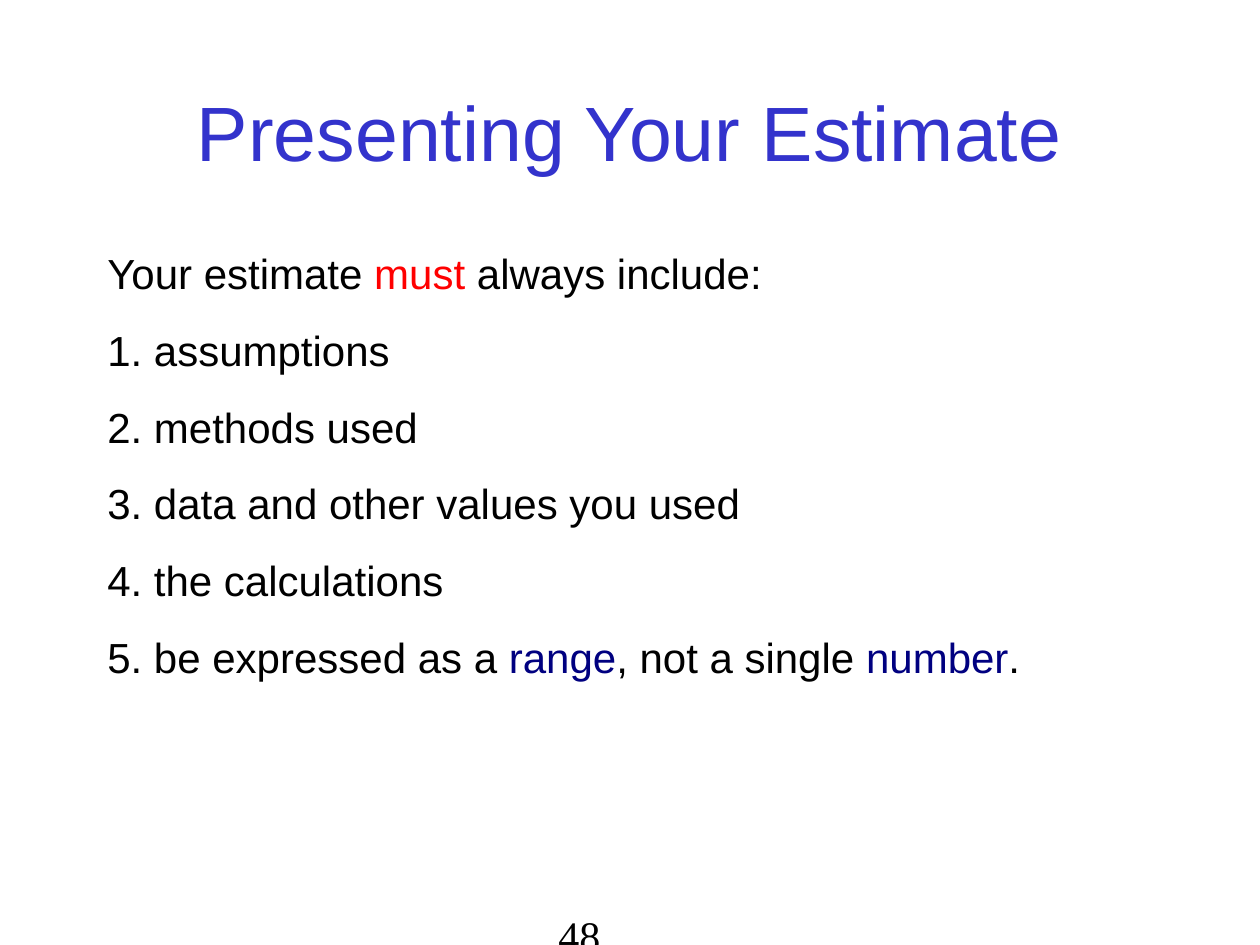
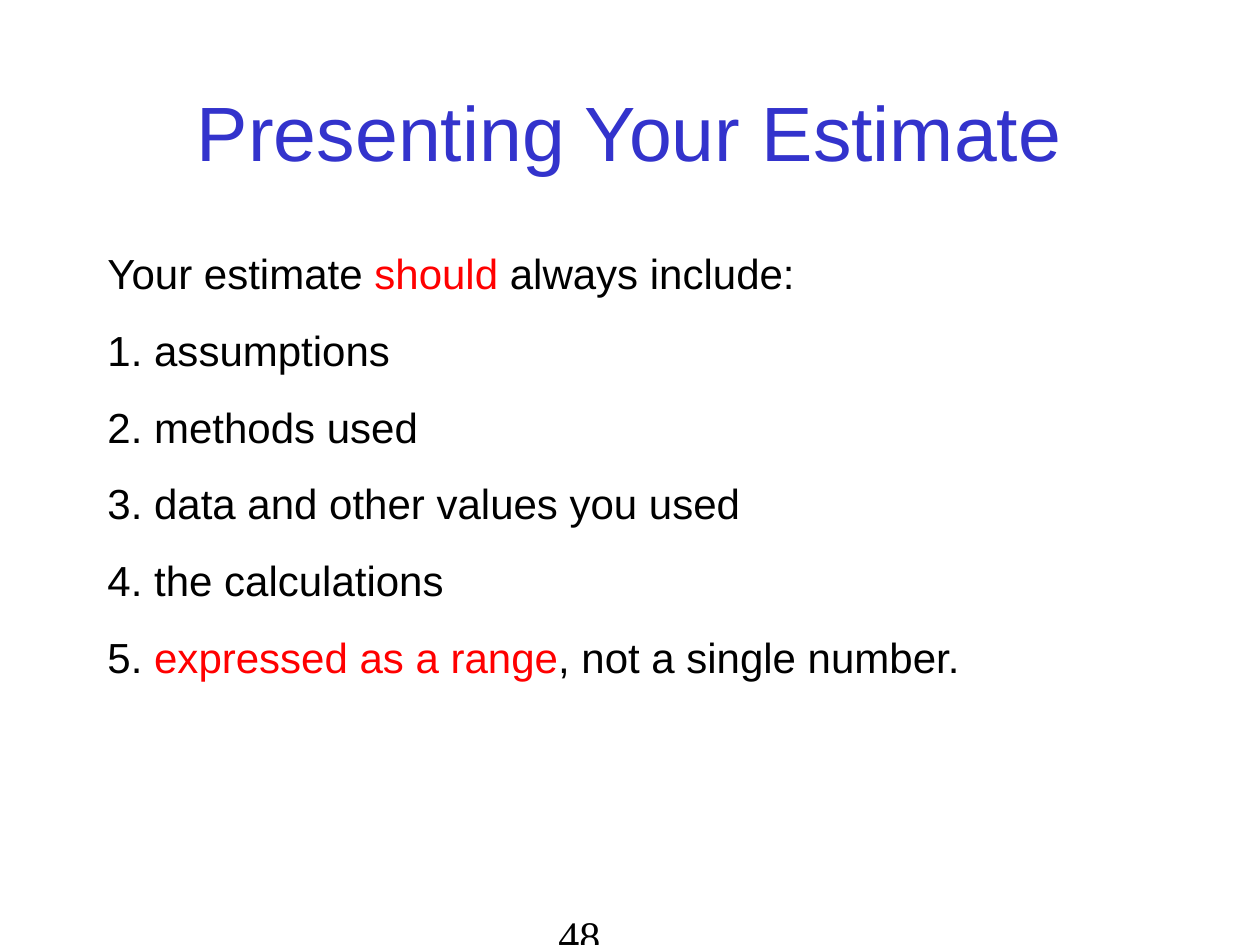
Before and after one commit to jbrucker/SoftwareProcess, a slide deck: slide 48 of week4/Estimation.ppt. Drawn at 1260x945 pixels with LibreOffice and Linux fonts; fonts in the diff are those of the drawing. Boxes give left, top, right and bottom in pixels: in the first picture for what was removed or moved away, otherwise in the second. Text is boxed around its words. In the diff, an @@ line names an element or a change of style, - is before the commit and + after.

```diff
--- a/week4/Estimation.ppt
+++ b/week4/Estimation.ppt
@@ text at [107,258,795,298]: text changed @@
-Your estimate must always include:
+Your estimate should always include:
@@ text at [107,642,960,681]: text changed @@
-5. be expressed as a range, not a single number.
+5. expressed as a range, not a single number.
```
Also in this commit, not shown: 19 other slides changed, 1 other file.
